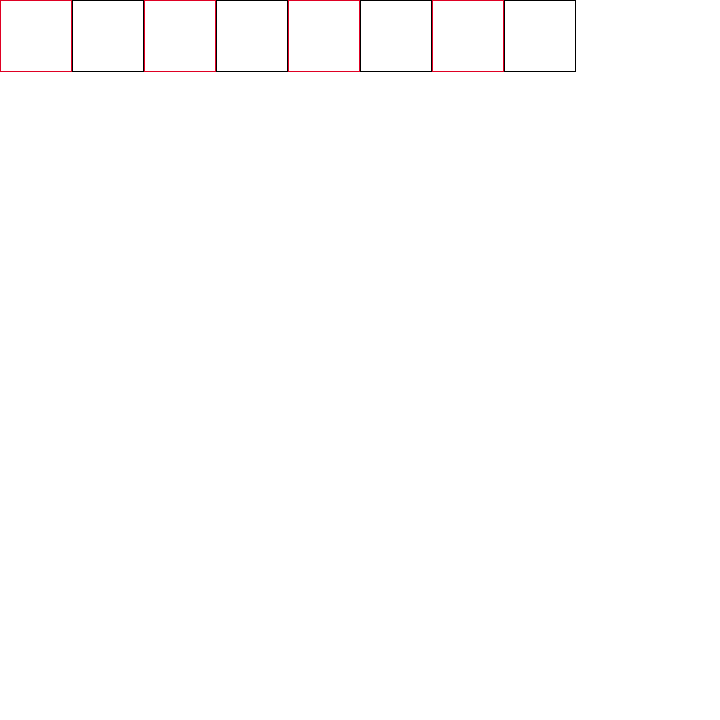
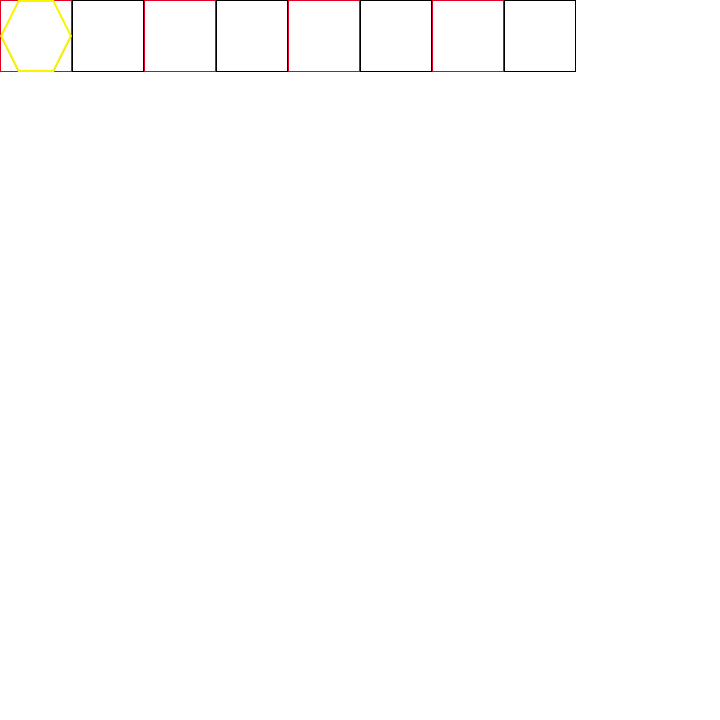
Two versions of the same layered image (720px x 720px). Layer-by-layer changes:
added layer "Capa 1" above "Rectángulo 2 copia 2" over 0, 0, 72, 72
